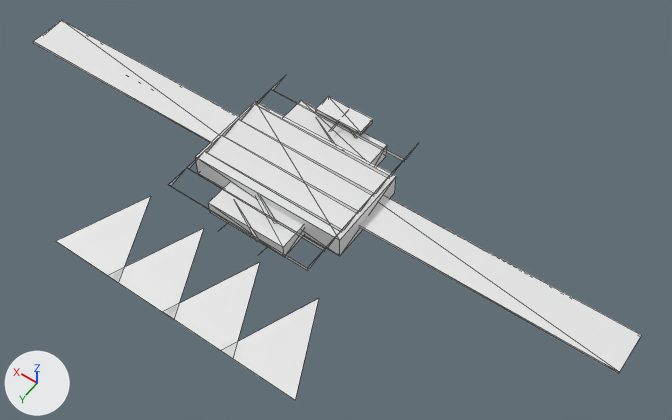
Two versions of the OBJ model GameData/Meshes/Designs/korath/korath_carrier_spear_59.obj, one commit apart.
Both versions are drawn from a 50 mm camera at (-13.7, 16.7, 25.9) aimed at (-2.1, 0.4, 0.4). The lights are fixed; the arrows at lower left show +X, +Y and +Z. The first picture is the older version. Mesh edges are drawn as thin lines. Where no turn or scale is listed for an object, it has been applied to the vertices. Vertices at exactly the same position are counted once.

Objects in the first picture: 'korath_carrier_spear_59'.
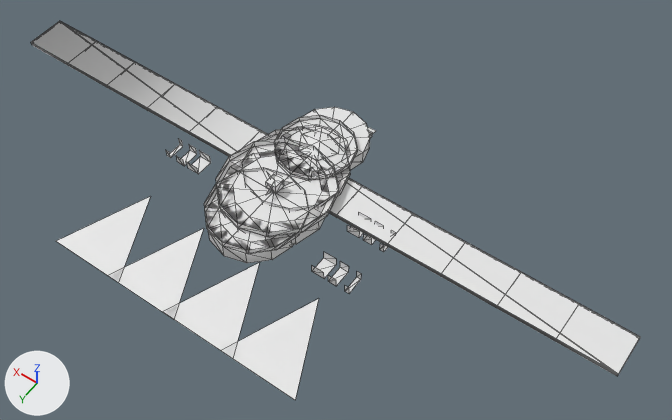
Scene script edits in JSON lines:
```json
{"block": "me_korath_carrier_spear_59", "where": "# used by ob_korath_carrier_spear_59; location = (0.0, 0.0, 0.0)"}
{"op": "remove", "block": "me_korath_carrier_spear_59", "code": "me_korath_carrier_spear_59.from_pydata(...)  # 172 vertices, 122 faces; spans x -12.8..12.8, y -3.4..6.9, z -0.2..1.0"}
{"op": "add", "block": "me_korath_carrier_spear_59", "code": "me_korath_carrier_spear_59.from_pydata(...)  # 696 vertices, 832 faces; spans x -12.8..12.8, y -3.8..6.9, z 0.0..1.3"}
{"block": "me_korath_carrier_spear_59", "change": "me_korath_carrier_spear_59 part 1: a new loose piece, a box spanning x -0.22..0.22, y 0.91..1.36, z 0.9..1.26"}
{"block": "me_korath_carrier_spear_59", "change": "me_korath_carrier_spear_59 part 2: the loose piece of 37 vertices spanning x -3.0..3.0, y -3.4..3.3, z 0.9..1.0 is rebuilt with 39 vertices and now spans x -2.1..2.1, y -1.1..3.2, z 0.8..1.0"}
{"block": "me_korath_carrier_spear_59", "change": "me_korath_carrier_spear_59 part 3: the loose piece of 8 vertices spanning x -3.2..3.2, y -1.7..1.7, z 0.0..0.9 is rebuilt with 28 vertices and now spans x -1.7..1.7, y -1.6..1.9, z 0.1..0.6"}
{"block": "me_korath_carrier_spear_59", "change": "me_korath_carrier_spear_59 part 4: the loose piece of 8 vertices spanning x 0.1..12.8, y -1.0..0.6, z 0.4..0.5 is rebuilt with 70 vertices and now spans x 0.2..12.8, y -0.9..0.7, z 0.4..0.6"}
{"block": "me_korath_carrier_spear_59", "change": "me_korath_carrier_spear_59 part 5: the loose piece of 8 vertices spanning x -2.0..2.0, y -3.0..-1.8, z 0.0..0.7 is rebuilt with 28 vertices and now spans x -1.4..1.4, y -3.6..-0.7, z 0.1..0.6"}
{"block": "me_korath_carrier_spear_59", "change": "me_korath_carrier_spear_59 part 6: the loose piece of 8 vertices spanning x -1.6..1.6, y 1.0..2.8, z 0.0..0.6 is rebuilt with 28 vertices and now spans x -1.6..1.6, y 0.7..4.0, z 0.1..0.6"}
{"block": "me_korath_carrier_spear_59", "change": "me_korath_carrier_spear_59 part 7: the loose piece of 8 vertices spanning x -12.8..-0.1, y -1.0..0.6, z 0.4..0.5 is rebuilt with 80 vertices and now spans x -12.8..-0.2, y -0.9..0.7, z 0.4..0.6"}
{"block": "me_korath_carrier_spear_59", "change": "me_korath_carrier_spear_59 part 8: 14 loose pieces with 47 vertices, spanning x -1.0..1.0, y -3.4..3.3, z -0.2..1.0, are deleted"}
{"block": "me_korath_carrier_spear_59", "change": "me_korath_carrier_spear_59 part 9: 3 vertices moved within x -0.9..0.9, y -2.0..3.3, z 0.0..0.9; 33 vertices removed from x -8.5..8.5, y -3.4..3.2, z -0.2..1.0; 400 vertices added at x -7.0..7.0, y -3.8..4.0, z 0.0..1.3"}
```

Pixel boxes (x1, y1, x2, y2) of what changed, in the pictures (672 x 420 px):
```json
{"object": "korath_carrier_spear_59", "change": "reshaped", "before": [33, 20, 641, 400], "after": [31, 21, 640, 400]}
{"part": 1, "of": "me_korath_carrier_spear_59", "change": "added", "after": [266, 174, 284, 194]}
{"part": 2, "of": "me_korath_carrier_spear_59", "change": "rebuilt", "before": [169, 75, 417, 271], "after": [216, 138, 339, 237], "on screen": "50% narrower, 49% shorter"}
{"part": 3, "of": "me_korath_carrier_spear_59", "change": "rebuilt", "before": [196, 101, 396, 256], "after": [336, 173, 342, 182], "on screen": "mostly hidden afterwards"}
{"part": 4, "of": "me_korath_carrier_spear_59", "change": "rebuilt", "before": [33, 20, 239, 143], "after": [31, 21, 268, 156]}
{"part": 5, "of": "me_korath_carrier_spear_59", "change": "rebuilt", "before": [284, 100, 387, 166], "after": [303, 107, 370, 170]}
{"part": 6, "of": "me_korath_carrier_spear_59", "change": "rebuilt", "before": [208, 183, 304, 257], "after": [206, 194, 293, 263], "on screen": "9% narrower, 7% shorter"}
{"part": 7, "of": "me_korath_carrier_spear_59", "change": "rebuilt", "before": [359, 196, 641, 374], "after": [329, 178, 640, 376]}
{"part": 8, "of": "me_korath_carrier_spear_59", "change": "deleted", "before": [234, 96, 373, 242], "on screen": "mostly hidden"}
{"part": 9, "of": "me_korath_carrier_spear_59", "change": "reshaped", "before": [222, 122, 357, 252], "after": [166, 115, 396, 293]}
```
